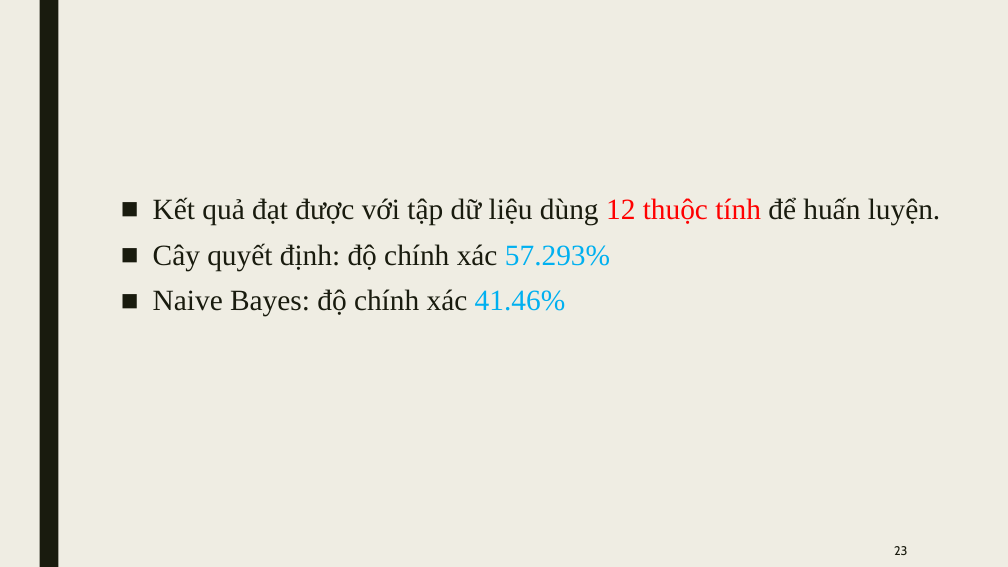
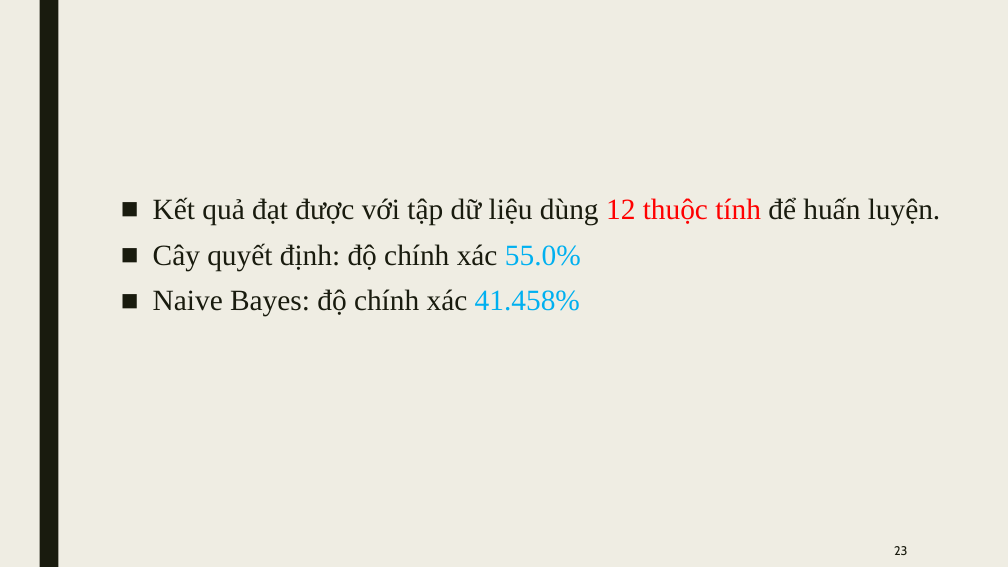
Before and after one commit to eamunt/Machine-learning-Github, a slide deck: slide 23 of Real_Breast_Cancer_Data.pptx. Drawn at 1008x567 pixels with LibreOffice and Linux fonts; fonts in the diff are those of the drawing. Boxes give left, top, right and bottom in pixels: in the first picture for what was removed or moved away, otherwise in the second. Text is boxed around its words. In the diff, an @@ line names an element or a change of style, - is before the commit and + after.

```diff
--- a/Real_Breast_Cancer_Data.pptx
+++ b/Real_Breast_Cancer_Data.pptx
@@ text at [153,243,581,317]: text changed @@
-■ Cây quyết định: độ chính xác 57.293%
-■ Naive Bayes: độ chính xác 41.46%
+■ Cây quyết định: độ chính xác 55.0%
+■ Naive Bayes: độ chính xác 41.458%
```
Also in this commit, not shown: 13 other slides changed.
